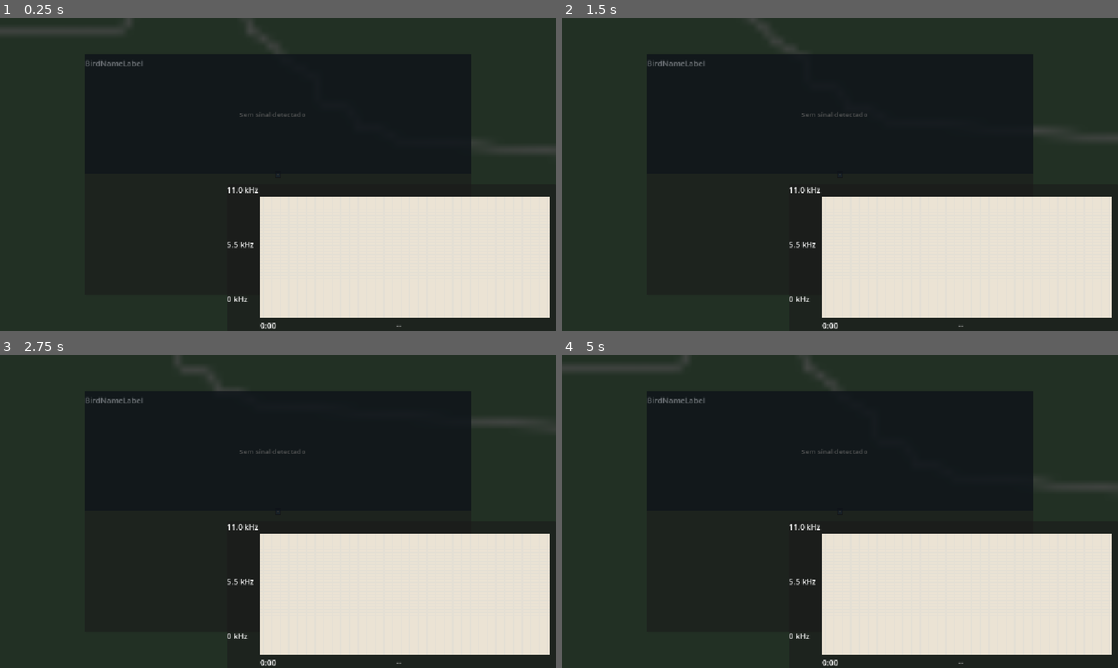
Above: before the commit, frames 1-4 (two rows, left to right).
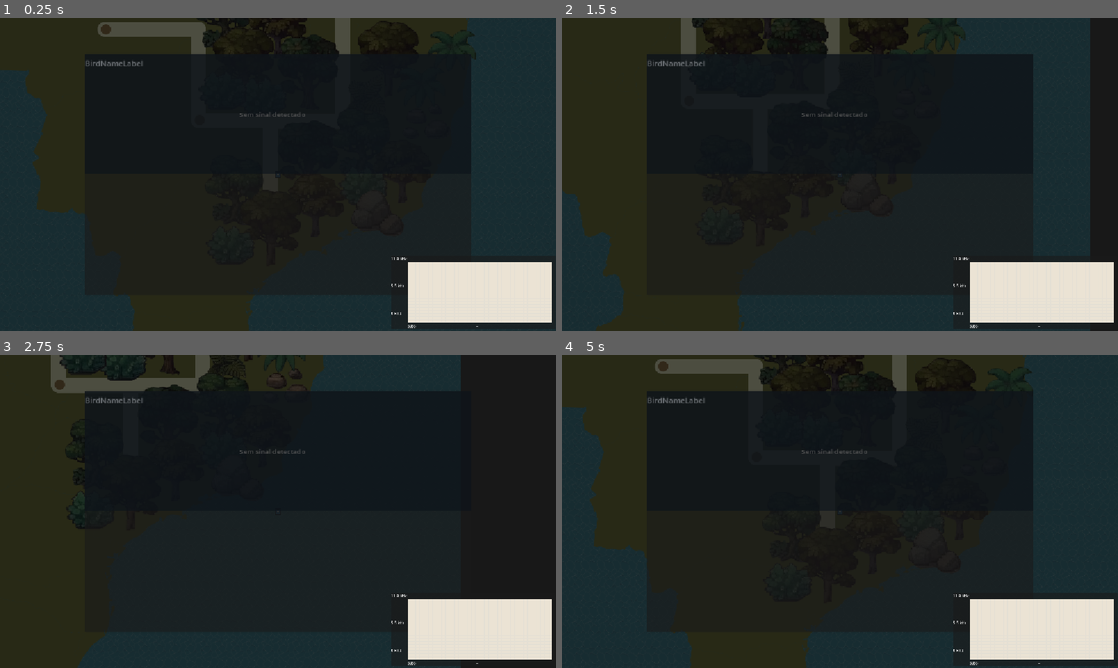
Above: after the commit, the same moments.

Repository: vikesvikesvikes/scienza-game-jam
Game: Godot game, scene res://godot_scripts/scenes/test/TestScene.tscn
The game is run twice, just before and just after one commit, with the same random seed, the same clock (stepped at 60 frames per second) and the same inputs. The engine's default icon, where the game draws it, is replaced by a stand-in: a white triangle on a blue panel in a dark square. Sound files missing from this copy of the repository are replaced by a short silence.
Inputs:
- Up to frame 1 (0.25 s): no input
- Up to frame 2 (1.5 s): tap Enter at 0.5 s; hold Right (ui_right) 0.53-1.28 s; tap Q at 0.6 s; tap E at 0.8, 1.35 s; hold Down (ui_down) from 1.28 s (still down)
- Up to frame 3 (2.75 s): tap R at 1.55, 2.1 s; release Down (ui_down) at 2.03 s; hold Right (ui_right) from 2.03 s (still down); tap T at 2.3 s
- Up to frame 4 (5 s): release Right (ui_right) at 2.78 s; hold Up (ui_up) 2.78-3.53 s; tap T at 2.85 s; tap Q at 3.05, 3.6 s; hold Left (ui_left) from 3.53 s (still down); tap E at 3.8, 4.35 s; tap R at 4.55 s

The runs differ from the first frame. In frame 1, 21% of the frame differs, in the area x 0-100%, y 0-100%; in frame 2, 20%; in frame 3, 20%; in frame 4, 21%.

Commit message:
adjusting the MiniGame to tree notes

Diff:
--- a/godot_scripts/resources/bacura_praia.tres
+++ /dev/null
@@ -1,18 +0,0 @@
-[gd_resource type="Resource" script_class="SignalData" format=3 uid="uid://bvpiryhfdnlia"]
-
-[ext_resource type="Script" uid="uid://da3h744gsv7h4" path="res://godot_scripts/resources/signal_data.gd" id="1_7ib6l"]
-[ext_resource type="AudioStream" uid="uid://ge85qbr5gaga" path="res://Audio/bacura-da-paia.mp3" id="1_jdds7"]
-[ext_resource type="Script" uid="uid://c3nnlsb7s4usg" path="res://godot_scripts/resources/syllable_data.gd" id="2_jdds7"]
-
-[sub_resource type="Resource" id="Resource_s8mdj"]
-script = ExtResource("2_jdds7")
-frequency_sequence = Array[int]([0, 0, 0, 0, 0])
-metadata/_custom_type_script = "uid://c3nnlsb7s4usg"
-
-[resource]
-script = ExtResource("1_7ib6l")
-signal_id = "bacura"
-display_name = "Bacura Praia"
-bird_audio = ExtResource("1_jdds7")
-syllables = Array[ExtResource("2_jdds7")]([SubResource("Resource_s8mdj")])
-metadata/_custom_type_script = "uid://da3h744gsv7h4"
--- /dev/null
+++ b/godot_scripts/resources/bem-te-vi.tres
@@ -0,0 +1,12 @@
+[gd_resource type="Resource" script_class="SignalData" format=3 uid="uid://cblva5h6e2msk"]
+
+[ext_resource type="AudioStream" uid="uid://c73np73y2yxt0" path="res://Audio/bem-te-vi.mp3" id="1_o883o"]
+[ext_resource type="Script" uid="uid://da3h744gsv7h4" path="res://godot_scripts/resources/signal_data.gd" id="1_tlutm"]
+[ext_resource type="Script" uid="uid://c3nnlsb7s4usg" path="res://godot_scripts/resources/syllable_data.gd" id="2_o883o"]
+
+[resource]
+script = ExtResource("1_tlutm")
+signal_id = "bem-te-vi"
+display_name = "Bem Te Vi"
+bird_audio = ExtResource("1_o883o")
+metadata/_custom_type_script = "uid://da3h744gsv7h4"
--- a/godot_scripts/resources/bem-te-vi1.tres
+++ /dev/null
@@ -1,21 +0,0 @@
-[gd_resource type="Resource" script_class="SignalData" format=3 uid="uid://ij2fiigny0qn"]
-
-[ext_resource type="Script" uid="uid://da3h744gsv7h4" path="res://godot_scripts/resources/signal_data.gd" id="1_01m0u"]
-[ext_resource type="AudioStream" uid="uid://c73np73y2yxt0" path="res://Audio/bem-te-vi.mp3" id="1_4doss"]
-[ext_resource type="Script" uid="uid://c3nnlsb7s4usg" path="res://godot_scripts/resources/syllable_data.gd" id="2_25paf"]
-[ext_resource type="Texture2D" uid="uid://do7mx0f12a5vb" path="res://icon.svg" id="2_ktpa2"]
-
-[sub_resource type="Resource" id="Resource_4doss"]
-script = ExtResource("2_25paf")
-label = "Bem-Te-Vi"
-frequency_sequence = Array[int]([0, 2, 3])
-metadata/_custom_type_script = "uid://c3nnlsb7s4usg"
-
-[resource]
-script = ExtResource("1_01m0u")
-signal_id = "bem_te_vi_1"
-display_name = "bem-te-vi"
-bird_icon = ExtResource("2_ktpa2")
-bird_audio = ExtResource("1_4doss")
-syllables = Array[ExtResource("2_25paf")]([SubResource("Resource_4doss")])
-metadata/_custom_type_script = "uid://da3h744gsv7h4"
--- a/godot_scripts/resources/quero-quero.tres
+++ b/godot_scripts/resources/quero-quero.tres
@@ -4,15 +4,9 @@
 [ext_resource type="AudioStream" uid="uid://bqlawtsgqkoyc" path="res://Audio/quero-quero.mp3" id="1_sca6n"]
 [ext_resource type="Script" uid="uid://c3nnlsb7s4usg" path="res://godot_scripts/resources/syllable_data.gd" id="2_sca6n"]
 
-[sub_resource type="Resource" id="Resource_4i7g3"]
-script = ExtResource("2_sca6n")
-frequency_sequence = Array[int]([1, 3, 3])
-metadata/_custom_type_script = "uid://c3nnlsb7s4usg"
-
 [resource]
 script = ExtResource("1_1trt0")
 signal_id = "quero-quero"
 display_name = "Quero Quero"
 bird_audio = ExtResource("1_sca6n")
-syllables = Array[ExtResource("2_sca6n")]([SubResource("Resource_4i7g3")])
 metadata/_custom_type_script = "uid://da3h744gsv7h4"
--- a/godot_scripts/resources/syllable_data.gd
+++ b/godot_scripts/resources/syllable_data.gd
@@ -7,11 +7,9 @@
 ## As 5 alturas disponíveis para compor o canto.
 ## No editor, cada nota do frequency_sequence aparece como dropdown com esses nomes.
 enum Pitch {
-		MUITO_GRAVE  = 0,  ## tecla Q — frequência mais grave
-		GRAVE        = 1,  ## tecla W
-		NEUTRO       = 2,  ## tecla E — frequência média
-		AGUDO        = 3,  ## tecla R
-		MUITO_AGUDO  = 4,  ## tecla T — frequência mais aguda
+		GRAVE        = 0,  ## tecla W
+		NEUTRO       = 1,  ## tecla E — frequência média
+		AGUDO        = 2,  ## tecla R
 }
 
 ## Rótulo visual exibido no mini-game (ex: "A", "B", "X")
--- a/godot_scripts/resources/tico-tico.tres
+++ b/godot_scripts/resources/tico-tico.tres
@@ -4,13 +4,19 @@
 [ext_resource type="Script" uid="uid://da3h744gsv7h4" path="res://godot_scripts/resources/signal_data.gd" id="2_1t0g2"]
 [ext_resource type="Script" uid="uid://c3nnlsb7s4usg" path="res://godot_scripts/resources/syllable_data.gd" id="3_kb0tl"]
 
-[sub_resource type="Resource" id="Resource_8wcmy"]
+[sub_resource type="Resource" id="Resource_j3pel"]
 script = ExtResource("3_kb0tl")
-frequency_sequence = Array[int]([0, 0, 0, 3, 3, 0, 0, 0, 0, 0, 0, 3, 3, 0, 0, 0, 0, 0, 0, 0, 0, 3, 2, 0, 0, 0, 0, 3, 0, 2, 2, 0, 0])
+frequency_sequence = Array[int]([2])
+metadata/_custom_type_script = "uid://c3nnlsb7s4usg"
+
+[sub_resource type="Resource" id="Resource_g28q7"]
+script = ExtResource("3_kb0tl")
+frequency_sequence = Array[int]([0, 2, 0, 2, 0, 2, 2])
+metadata/_custom_type_script = "uid://c3nnlsb7s4usg"
 
 [resource]
 script = ExtResource("2_1t0g2")
 signal_id = "tico-tico"
 display_name = "Tico Tico"
 bird_audio = ExtResource("1_8wcmy")
-syllables = Array[ExtResource("3_kb0tl")]([SubResource("Resource_8wcmy")])
+syllables = Array[ExtResource("3_kb0tl")]([SubResource("Resource_j3pel"), SubResource("Resource_g28q7")])
--- a/godot_scripts/scenes/radio_emitter/RadioEmitter.tscn
+++ b/godot_scripts/scenes/radio_emitter/RadioEmitter.tscn
@@ -1,14 +1,12 @@
 [gd_scene format=3 uid="uid://c5oj5dmak2fl"]
 
 [ext_resource type="Script" uid="uid://kfxsoy6coo8u" path="res://godot_scripts/scenes/radio_emitter/radio_emitter.gd" id="1_ch5td"]
-[ext_resource type="Resource" uid="uid://ij2fiigny0qn" path="res://godot_scripts/resources/bem-te-vi1.tres" id="2_mmkqu"]
 
 [sub_resource type="CircleShape2D" id="CircleShape2D_f012i"]
 radius = 237.60892
 
 [node name="RadioEmitter" type="Node2D" unique_id=1761621902]
 script = ExtResource("1_ch5td")
-signal_data = ExtResource("2_mmkqu")
 bird_call_interval = 15.0
 
 [node name="DetectionArea" type="Area2D" parent="." unique_id=2047635713]
--- a/godot_scripts/scenes/repertoire_minigame/RepertoireMinigame.tscn
+++ b/godot_scripts/scenes/repertoire_minigame/RepertoireMinigame.tscn
@@ -74,6 +74,7 @@
 
 [node name="SpectrumVisualizer" type="ColorRect" parent="Panel/VBox/SonogramDisplay" unique_id=1713202248]
 material = SubResource("ShaderMaterial_gjyqt")
+custom_minimum_size = Vector2(600, 200)
 layout_mode = 0
 offset_right = 40.0
 offset_bottom = 40.0
--- a/godot_scripts/scenes/repertoire_minigame/repertoire_minigame.gd
+++ b/godot_scripts/scenes/repertoire_minigame/repertoire_minigame.gd
@@ -11,25 +11,20 @@
 ##   3. Escute o sinal "minigame_completed" para saber se aprendeu
 ## ══════════════════════════════════════════════════════════════════════════════
 
-## Mapeamento das 5 teclas → índice de Pitch (0 = Muito Grave … 4 = Muito Agudo)
-const FREQ_KEYS: Array[Key] = [KEY_Q, KEY_W, KEY_E, KEY_R, KEY_T]
+const FREQ_KEYS: Array[Key] = [KEY_Q, KEY_W, KEY_E,]
 
 ## Rótulos exibidos nos botões (tecla + altura)
 const FREQ_LABELS: Array[String] = [
-	"Q\nMuito Grave",
-	"W\nGrave",
-	"E\nNeutro",
-	"R\nAgudo",
-	"T\nMuito Agudo",
+	"Q\nGrave",
+	"W\nNeutro",
+	"E\nAgudo",
 ]
 
 ## Cores dos 5 canais de frequência (Q=grave .. T=agudo)
 const FREQ_COLORS: Array[Color] = [
-	Color(0.4, 0.6, 1.0),   # Q — azul       (Muito Grave)
-	Color(0.4, 0.9, 0.8),   # W — ciano       (Grave)
-	Color(0.5, 1.0, 0.5),   # E — verde       (Neutro)
-	Color(1.0, 0.75, 0.2),  # R — amarelo     (Agudo)
-	Color(1.0, 0.35, 0.35), # T — vermelho    (Muito Agudo)
+	Color(0.4, 0.9, 0.8),   # Q — ciano       (Grave)
+	Color(0.5, 1.0, 0.5),   # W — verde       (Neutro)
+	Color(1.0, 0.75, 0.2),  # E — amarelo     (Agudo)
 ]
 
 ## Emitido ao concluir com sucesso
--- a/godot_scripts/scenes/sonogram/sonogram_display.gd
+++ b/godot_scripts/scenes/sonogram/sonogram_display.gd
@@ -26,8 +26,8 @@
 const C_SCAN_LINE    := Color(0.40, 0.80, 1.00, 0.30)
 
 # ── Layout ────────────────────────────────────────────────────────────────────
-const FREQ_COUNT    := 5
-const FREQ_LABELS   := ["Q\nM.Grave", "W\nGrave", "E\nNeutro", "R\nAgudo", "T\nM.Agudo"]
+const FREQ_COUNT    := 3
+const FREQ_LABELS   := ["Q\nGrave", "W\nNeutro", "E\nAgudo"]
 const LABEL_COL_W   := 56.0    # largura da coluna de labels à esquerda
 const NOTE_W        := 28.0    # largura de uma nota
 const NOTE_GAP      := 5.0     # gap entre notas dentro da sílaba
@@ -149,7 +149,7 @@
 		var gy := BRACKET_H + float(FREQ_COUNT - 1 - i) * slot_h
 		draw_line(Vector2(LABEL_COL_W, gy), Vector2(w, gy), C_GRID, 1.0)
 		# Label de frequência (nome curto)
-		var short_name = ["M.Grave", "Grave", "Neutro", "Agudo", "M.Agudo"][i]
+		var short_name = ["Grave", "Neutro", "Agudo"][i]
 		draw_string(font, Vector2(4.0, gy + slot_h * 0.68),
 			short_name, HORIZONTAL_ALIGNMENT_LEFT, -1, 11, C_FREQ_LABEL)
 	var bottom_y := BRACKET_H + grid_h
--- a/godot_scripts/scenes/test/TestScene.tscn
+++ b/godot_scripts/scenes/test/TestScene.tscn
@@ -3,53 +3,56 @@
 [ext_resource type="Script" uid="uid://cg0vnllmsi55" path="res://godot_scripts/scenes/test/test_scene.gd" id="1_hkoiq"]
 [ext_resource type="PackedScene" uid="uid://c5oj5dmak2fl" path="res://godot_scripts/scenes/radio_emitter/RadioEmitter.tscn" id="1_wwhux"]
 [ext_resource type="PackedScene" uid="uid://cdwsx008kqw36" path="res://godot_scripts/scenes/sweet_spot/SweetSpot.tscn" id="2_hb0hl"]
-[ext_resource type="Resource" uid="uid://bvpiryhfdnlia" path="res://godot_scripts/resources/bacura_praia.tres" id="3_6x1rk"]
+[ext_resource type="Resource" uid="uid://dqy0ovf6ylgf0" path="res://godot_scripts/resources/tico-tico.tres" id="3_6x1rk"]
 [ext_resource type="PackedScene" uid="uid://crvw34ntx1gvk" path="res://godot_scripts/scenes/Player/Player.tscn" id="4_f6rnu"]
 [ext_resource type="Resource" uid="uid://sxj15838jt5j" path="res://godot_scripts/resources/quero-quero.tres" id="4_q7kgm"]
 [ext_resource type="PackedScene" uid="uid://cmrcarif2p40" path="res://godot_scripts/scenes/repertoire_minigame/RepertoireMinigame.tscn" id="5_2diwr"]
+[ext_resource type="Resource" uid="uid://cblva5h6e2msk" path="res://godot_scripts/resources/bem-te-vi.tres" id="5_q7kgm"]
 [ext_resource type="PackedScene" uid="uid://cdt1dlugligxj" path="res://godot_scripts/scenes/analyzer/BirdSonogram.tscn" id="7_f6rnu"]
-[ext_resource type="Texture2D" uid="uid://c2vc1bd1lhqyu" path="res://Images/br.svg" id="8_2dhtr"]
+[ext_resource type="Texture2D" uid="uid://dpecgkj0fadpv" path="res://Images/Test_MapBrasil_v1.png" id="9_6x1rk"]
 
 [node name="TestScene" type="Node2D" unique_id=1298118175]
 script = ExtResource("1_hkoiq")
 
 [node name="RadioEmitter_1" parent="." unique_id=1761621902 instance=ExtResource("1_wwhux")]
-position = Vector2(-1951, -2146)
+position = Vector2(3117, 2430)
+signal_data = ExtResource("4_q7kgm")
 
 [node name="RadioEmitter_2" parent="." unique_id=1278498252 instance=ExtResource("1_wwhux")]
-position = Vector2(-1349, -676)
+position = Vector2(3427, 3111)
 signal_data = ExtResource("3_6x1rk")
 
 [node name="RadioEmitter_3" parent="." unique_id=1027619924 instance=ExtResource("1_wwhux")]
-position = Vector2(-3560, -1011)
-signal_data = ExtResource("4_q7kgm")
+position = Vector2(2575, 2594)
+signal_data = ExtResource("5_q7kgm")
 
 [node name="SweetSpot_1" parent="." unique_id=320517776 instance=ExtResource("2_hb0hl")]
-position = Vector2(-1993, -2136)
+position = Vector2(3219, 2351)
 linked_emitter = NodePath("../RadioEmitter_1")
 
 [node name="SweetSpot_3" parent="." unique_id=465174817 instance=ExtResource("2_hb0hl")]
-position = Vector2(-3571, -894)
+position = Vector2(2564, 2711)
 linked_emitter = NodePath("../RadioEmitter_3")
 
 [node name="SweetSpot_2" parent="." unique_id=510134844 instance=ExtResource("2_hb0hl")]
-position = Vector2(-1365, -667)
+position = Vector2(3420, 3197)
 linked_emitter = NodePath("../RadioEmitter_2")
 
 [node name="CharacterBody2D" parent="." unique_id=703065713 instance=ExtResource("4_f6rnu")]
-position = Vector2(-641, 23)
+position = Vector2(3433, 3305)
 
 [node name="HUD" type="CanvasLayer" parent="." unique_id=449121970]
 
 [node name="RepertoireMinigame" parent="HUD" unique_id=656648358 instance=ExtResource("5_2diwr")]
 
 [node name="BirdSonogram" parent="HUD" unique_id=1131237019 instance=ExtResource("7_f6rnu")]
-position = Vector2(470, 344)
+position = Vector2(810, 492)
+scale = Vector2(0.5, 0.5)
 
 [node name="TextureRect" type="TextureRect" parent="." unique_id=261245102]
 z_index = -100
-offset_left = -5955.0
-offset_top = -5265.0
-offset_right = 8005.0
-offset_bottom = 8763.0
-texture = ExtResource("8_2dhtr")
+offset_left = 2102.0
+offset_top = 2032.0
+offset_right = 4102.0
+offset_bottom = 4032.0
+texture = ExtResource("9_6x1rk")
Not shown, removed: Audio/bacura-da-paia.mp3.import
Not shown, removed: Audio/bacura-da-paia.mp3
